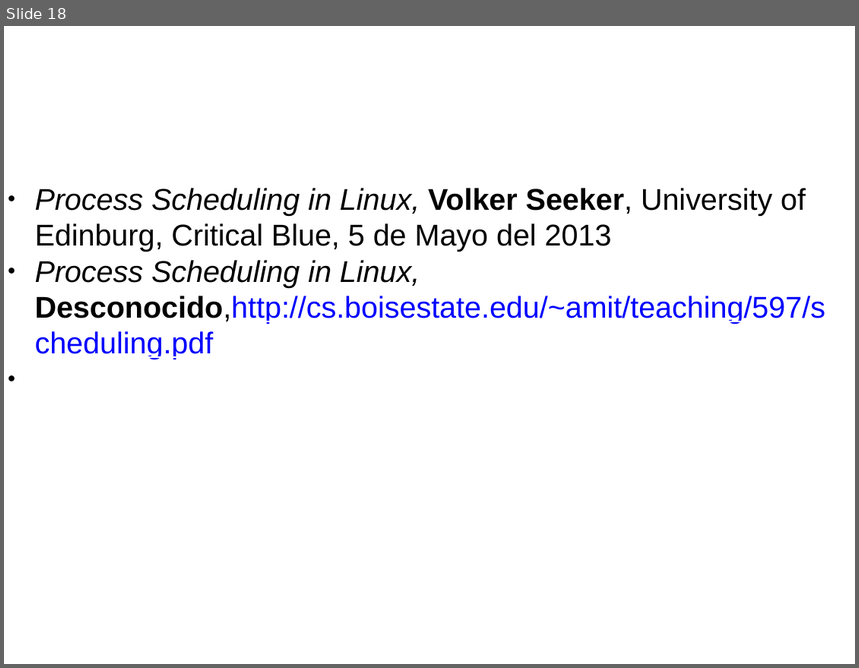
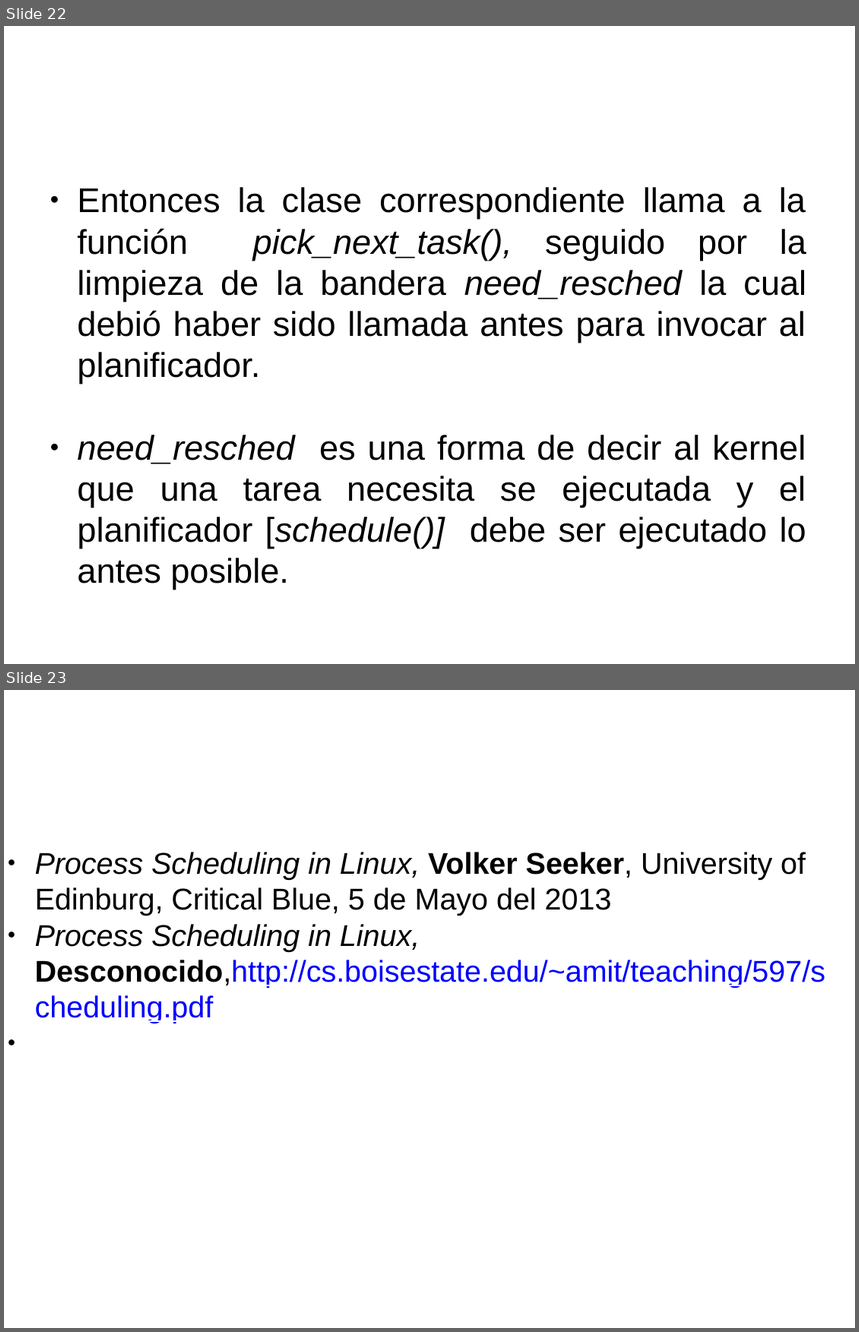
Before and after one commit to gwolf/clase-sistop-2017-01, a slide deck: exposiciones/planificadorCFS/planificadorCFS.pptx. Shown one above the other, each under a label of ours: slide 18 before the commit, slides 22 and 23 after it. The pictures are 859x668 and 859x1332 pixels, drawn with LibreOffice and Linux fonts; fonts in the diff are those of the drawing; background and template pictures are left out. Boxes give left, top, right and bottom in pixels: in the first picture for what was removed or moved away, otherwise in the second. Text is boxed around its words. In the diff, an @@ line names an element or a change of style, - is before the commit and + after.

```diff
--- a/exposiciones/planificadorCFS/planificadorCFS.pptx
+++ b/exposiciones/planificadorCFS/planificadorCFS.pptx
@@ slide 22 added at (x1=4, y1=26, x2=855, y2=664), background #FFFFFF @@
@@ text added at (x1=77, y1=187, x2=807, y2=549), 32 pt, text #000000 @@
+● Entonces la clase correspondiente llama a la función pick_next_task(), seguido por la limpieza de la bandera need_resched la cual debió haber sido llamada antes para invocar al planificador.
+● need_resched es una forma de decir al kernel que una tarea necesita se ejecutada y el planificador [schedule()] debe ser ejecutado lo antes posible.
@@ text added at (x1=77, y1=476, x2=806, y2=549), 40 pt, text #FFFFFF @@
+4 El esqueleto del planificador
@@ what was slide 18 is now slide 23 @@
```
Also in this commit, not shown: 4 other slides added.
